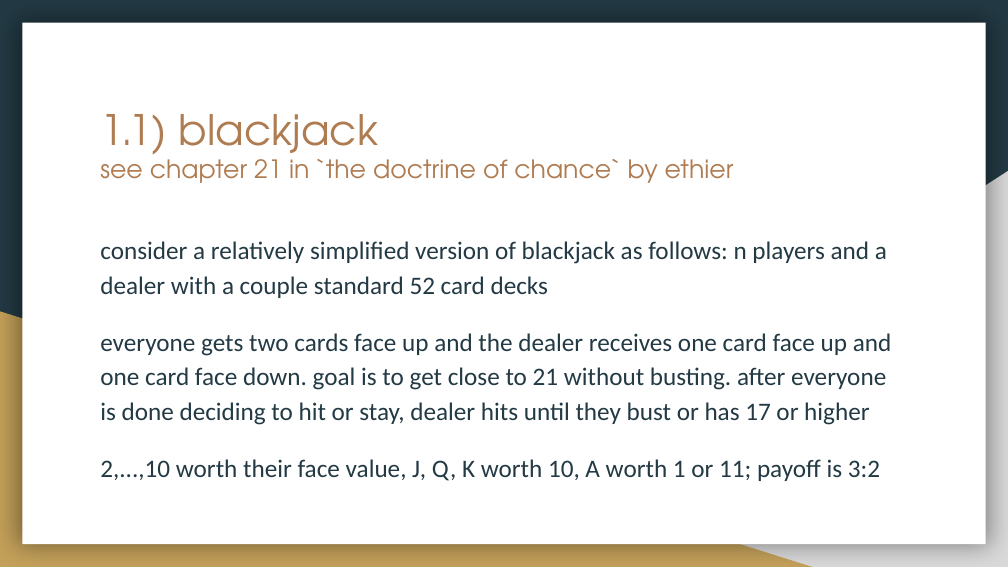
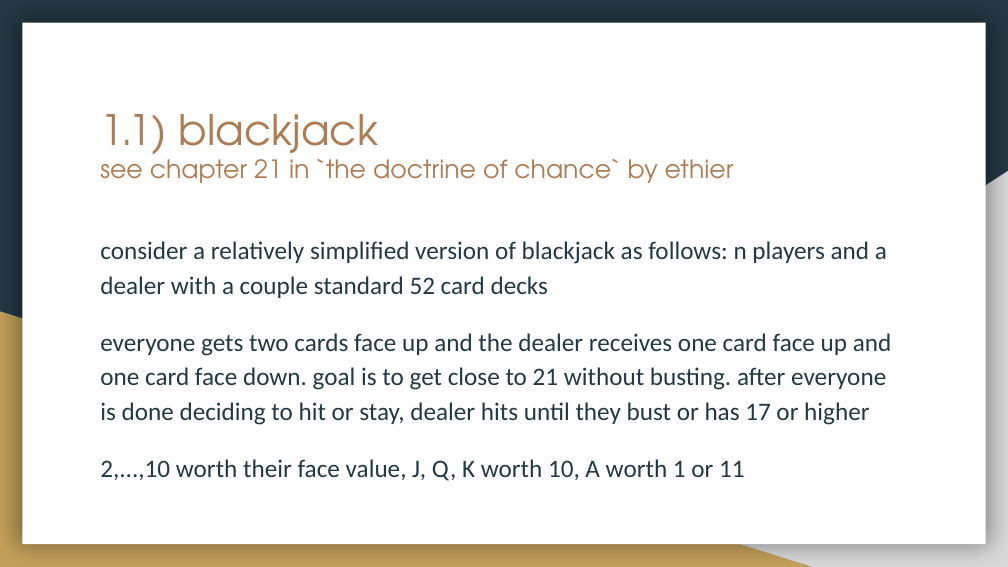
Before and after one commit to erickim/kellyCriterion, a slide deck: slide 12 of 110717-cx.pptx (slide 11 before the commit). Drawn at 1008x567 pixels with LibreOffice and Linux fonts; fonts in the diff are those of the drawing. Boxes give left, top, right and bottom in pixels: in the first picture for what was removed or moved away, otherwise in the second. Text is boxed around its words. In the diff, an @@ line names an element or a change of style, - is before the commit and + after.

```diff
--- a/110717-cx.pptx
+++ b/110717-cx.pptx
@@ text at bbox=[100, 459, 745, 481]: text changed @@
-2,...,10 worth their face value, J, Q, K worth 10, A worth 1 or 11; payoff is 3:2
+2,...,10 worth their face value, J, Q, K worth 10, A worth 1 or 11
```
Also in this commit, not shown: 7 other slides changed, 2 slides added.
